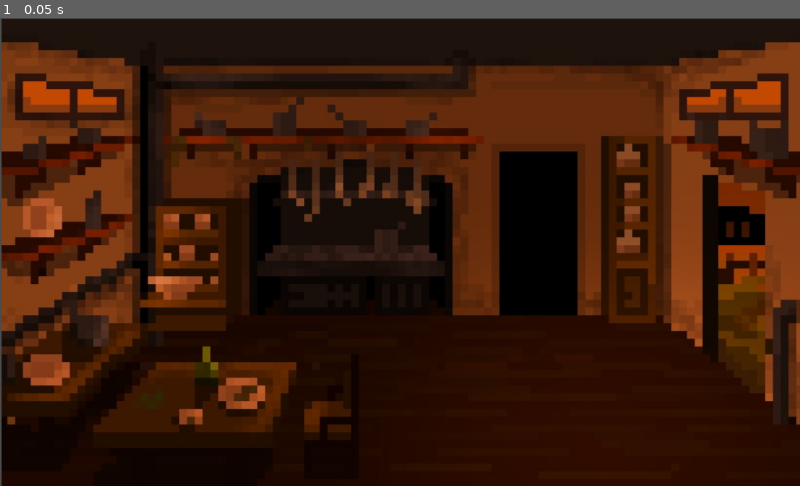
Above: before the commit, frame 1.
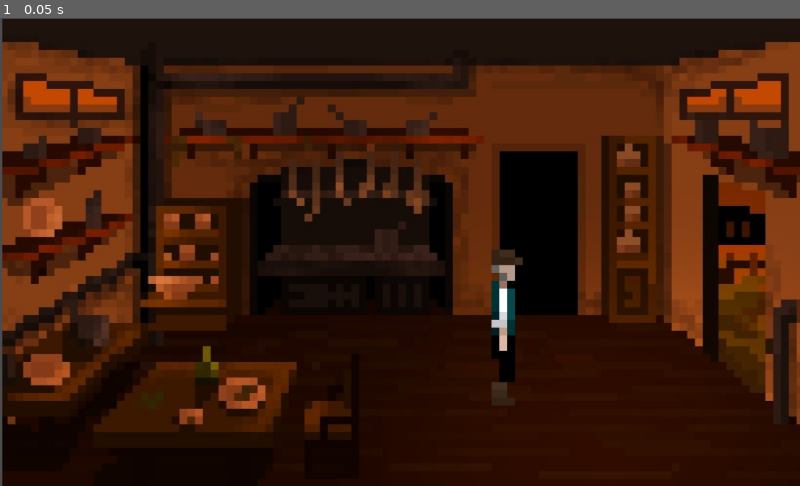
Above: after the commit, the same moment.

Repository: erickpea29/FinalDV
Game: Godot game, scene res://Kitchen_Scene.tscn
The game is run twice, just before and just after one commit, with the same random seed, the same clock (stepped at 60 frames per second) and the same inputs. The project has no main scene, so this scene is started directly.
Inputs:
- Up to frame 1 (0.05 s): no input

The runs differ from the first frame. In frame 1, 1.0% of the frame differs, in the area x 0-100%, y 0-100%.

Commit message:
Escena Cocina

Diff:
--- a/Kitchen_Scene.tscn
+++ b/Kitchen_Scene.tscn
@@ -1,9 +1,61 @@
-[gd_scene load_steps=2 format=2]
+[gd_scene load_steps=8 format=2]
 
 [ext_resource path="res://Kitchen.jpeg" type="Texture" id=1]
+[ext_resource path="res://enterrador-walking-1.png" type="Texture" id=2]
+
+[sub_resource type="RectangleShape2D" id=1]
+extents = Vector2( 4.12636, 221.866 )
+
+[sub_resource type="RectangleShape2D" id=2]
+extents = Vector2( 88.3499, 3.73846 )
+
+[sub_resource type="RectangleShape2D" id=3]
+extents = Vector2( 26.2011, 5.14497 )
+
+[sub_resource type="RectangleShape2D" id=4]
+extents = Vector2( 188.763, 5.46138 )
+
+[sub_resource type="RectangleShape2D" id=5]
+extents = Vector2( 519.156, 7.94287 )
 
 [node name="Area2D" type="Area2D"]
 
 [node name="Sprite" type="Sprite" parent="."]
-position = Vector2( 514.345, 301.225 )
+position = Vector2( 514.66, 300.91 )
 texture = ExtResource( 1 )
+
+[node name="CollisionPolygon2D" type="CollisionPolygon2D" parent="."]
+polygon = PoolVector2Array( 459.278, 432.65, 449.6, 432.65, 449.6, 450.671, 438.588, 451.005, 438.254, 471.027, 418.565, 470.693, 418.565, 490.716, 389.866, 491.05, 368.842, 491.05, 370.177, 471.695, 380.522, 472.028, 380.522, 440.993, 269.397, 440.993, 269.973, 421.733, 258.647, 421.733, 258.175, 441.554, 178.741, 442.277, 179.186, 451.632, 169.164, 451.854, 169.609, 470.786, 159.364, 470.786, 159.587, 480.586, 148.673, 480.809, 149.119, 501.076, 108.805, 502.19, 108.583, 531.144, 98.1146, 531.367, 99.6737, 551.858, 388.59, 550.277, 389.714, 589.982, 389.34, 600.845, 459.742, 600.184 )
+
+[node name="enterrador-walking-1" type="Sprite" parent="."]
+position = Vector2( 649.168, 386.857 )
+texture = ExtResource( 2 )
+
+[node name="CollisionShape2D" type="CollisionShape2D" parent="."]
+position = Vector2( 175.64, 284.867 )
+shape = SubResource( 1 )
+
+[node name="CollisionShape2D2" type="CollisionShape2D" parent="."]
+position = Vector2( 204.737, 213.557 )
+shape = SubResource( 2 )
+
+[node name="CollisionShape2D3" type="CollisionShape2D" parent="."]
+position = Vector2( 289.364, 195.509 )
+shape = SubResource( 3 )
+
+[node name="CollisionShape2D4" type="CollisionShape2D" parent="."]
+position = Vector2( 451.74, 185.041 )
+shape = SubResource( 4 )
+
+[node name="CollisionPolygon2D2" type="CollisionPolygon2D" parent="."]
+polygon = PoolVector2Array( 640.5, 179.5, 769, 179.5, 768.5, 198.5, 840.5, 198, 839.5, 151.5, 637.5, 151.5 )
+
+[node name="CollisionPolygon2D3" type="CollisionPolygon2D" parent="."]
+polygon = PoolVector2Array( 918.96, 247.44, 840.843, 196.519, 839.253, 150.963 )
+
+[node name="CollisionShape2D5" type="CollisionShape2D" parent="."]
+position = Vector2( 510.72, 606.129 )
+shape = SubResource( 5 )
+
+[node name="CollisionPolygon2D4" type="CollisionPolygon2D" parent="."]
+polygon = PoolVector2Array( 1024.29, 344.287, 978.901, 301.572, 980.903, 272.206, 950.202, 233.495, 918.165, 246.844, 936.186, 196.787, 1016.28, 274.208 )
